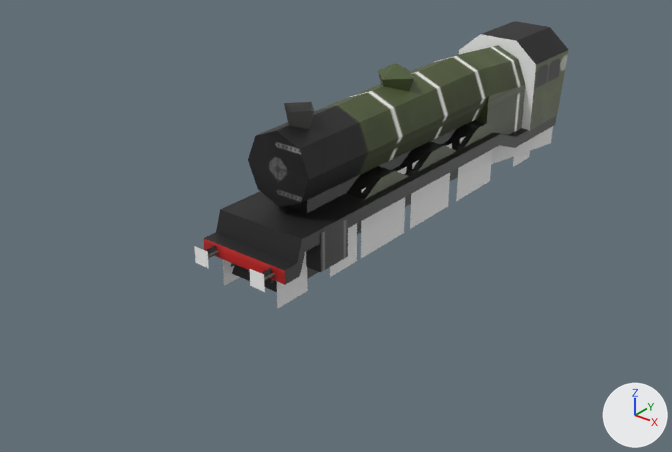
Renders of the Blender file resources/3d/locomotives/a3/a3.blend from each side of a commit.
Before and after are seen from a camera (50 mm lens) standing at (13.3, -19.6, 10.9) and looking at (-1.2, -1.4, -0.3). The axes (+X, +Y, +Z) are drawn at lower right. The lights are the same throughout.
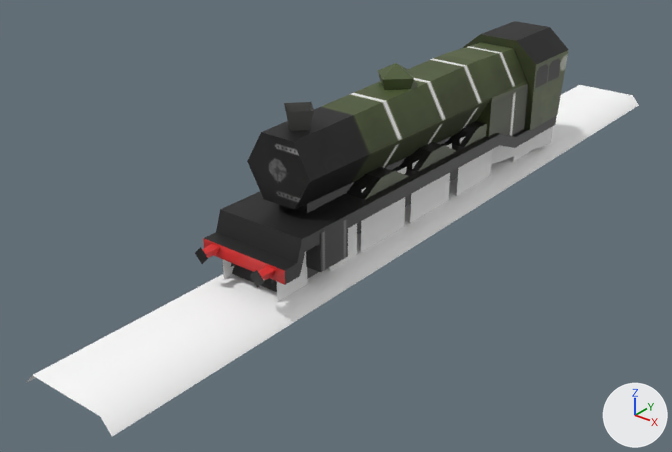
Where the change shows, as pixel boxes (x1, y1, x2, y2) in the pictures (672 x 452 px):
'Plane.000', added: after (26, 85, 639, 436)
'Cylinder.003', added: after (247, 42, 528, 210)
'Cylinder', reshaped: before (248, 45, 525, 207); after (284, 63, 414, 131)
'Cylinder.001', reshaped (6% shorter): before (194, 245, 274, 292); after (195, 244, 276, 288)
part 1 of me_cube_002, surface changed (grey to green): before (459, 34, 536, 131); after (461, 34, 536, 131)
part 2 of me_cylinder_002, rebuilt: before (194, 246, 265, 292); after (195, 247, 264, 288)
part 3 of me_cylinder_002, deleted: before (205, 245, 271, 281)
part 4 of me_cylinder_002, deleted: before (208, 250, 274, 280)
part 5 of me_cylinder_002, added: after (203, 244, 276, 280)
part 6 of me_cylinder_001, deleted: before (248, 45, 525, 207)

Edits to the bpy script that builds the scene:
```text
Add mat_track:
    mat_track = diffuse_material('track')
    mat_track.base_color = (1.0, 1.0, 1.0)  # white #ffffff
Change me_cube_002:
    where me_cube_002.from_pydata(...)  # 12 vertices, 9 faces; spans x -1.31..1.31, y -1.0..1.11, z -1.0..1.63
    used by ob_cube_001; location = (0.0, 5.73, 2.29)
    me_cube_002 part 1: texture (UV) coordinates of 2 of 9 faces, centred in x 0.0, y -1.0, z 0.02..1.33, changed; they spanned u 0.65..0.99, v 0.66..1.0 and now span u 0.38..0.52, v 0.0..0.14
Change me_cylinder_002:
    used by ob_cylinder_001; location = (0.0, -5.32, 1.07); rotation_euler = (-1.571, 0.0, 0.0), in degrees (-90, 0, 0); scale = (0.0932, 0.0932, 0.0932)
    verts and faces of me_cylinder_002; kept vertices keep their numbers, new ones are numbered from 12
    remove me_cylinder_002.from_pydata(...)  # 12 vertices, 3 faces; spans x 6.97..11.61, y -1.76..2.87, z -15.76..-10.82
    add me_cylinder_002.from_pydata(...)  # 10 vertices, 4 faces; spans x 6.89..11.69, y -2.23..2.57, z -15.76..-10.82
    me_cylinder_002 part 2: the loose piece of 4 vertices spanning x 6.97..11.61, y -1.76..2.87, z -15.76 is rebuilt with 4 vertices and now spans x 6.89..11.69, y -2.23..2.57, z -15.76
    me_cylinder_002 part 3: the loose piece of 4 vertices spanning x 9.29, y -0.71..1.83, z -15.76..-10.82 is deleted
    me_cylinder_002 part 4: the loose piece of 4 vertices spanning x 8.02..10.56, y 0.56, z -15.76..-10.82 is deleted
    me_cylinder_002 part 5
    add verts[12] = (9.29, 1.35, -15.76)  # pixel (257, 283)
    add verts[13] = (9.29, 1.94, -10.82)  # pixel (271, 277)
    add verts[14] = (10.31, -0.42, -15.76)  # pixel (260, 277)
    add verts[15] = (10.82, -0.71, -10.82)  # pixel (275, 269)
    add verts[16] = (8.26, -0.42, -15.76)  # pixel (253, 275)
    add verts[17] = (7.76, -0.71, -10.82)  # pixel (266, 265)
    add faces += [(12, 13, 15, 14), (12, 16, 17, 13), (14, 15, 17, 16)]
Change me_cylinder_001:
    where me_cylinder_001.from_pydata(...)  # 36 vertices, 28 faces; spans x -1.09..1.09, y -1.56..1.67, z -1.0..9.82
    used by ob_cylinder; location = (0.01, -4.15, 2.86); rotation_euler = (-1.571, 0.0, 0.0), in degrees (-90, 0, 0); scale = (0.934, 0.934, 0.934)
    me_cylinder_001 part 6: the loose piece of 25 vertices spanning x -1.09..1.09, y -1.09..1.67, z -1.0..9.82 is deleted
Add me_plane_000:
    me_plane_000.from_pydata([(-0.88, -0.07, 0.01), (-0.88, 0.07, 0.01), (0.88, 0.07, 0.01), (-0.88, 0.1, -0.01), (0.88, -0.07, 0.01), (-0.88, -0.1, -0.01), (0.88, -0.1, -0.01), (0.88, 0.1, -0.01)], [], [(0, 4, 2, 1), (5, 6, 4, 0), (1, 2, 7, 3)])
    me_plane_000.polygons.foreach_set('use_smooth', [True] * 3)
    me_plane_000.materials.append(mat_track)  # its picture is missing
Add me_cylinder:
    me_cylinder.from_pydata(...)  # 20 vertices, 13 faces; spans x -0.92..1.64, y -1.11..1.11, z -0.93..9.17
    me_cylinder.materials.append(mat_a3body_psd)  # picture img_a3body_psd
Add ob_plane_000:
    ob_plane_000 = bpy.data.objects.new('Plane.000', me_plane_000)
    ob_plane_000.location = (0.0, 1.05, 0.0)
    ob_plane_000.rotation_euler = (0.0, 0.0, 1.571)  # degrees (0, 0, 90)
    ob_plane_000.scale = (14.1, 14.1, 14.1)
Add ob_cylinder_003:
    ob_cylinder_003 = bpy.data.objects.new('Cylinder.003', me_cylinder)
    ob_cylinder_003.location = (0.01, -4.15, 2.86)
    ob_cylinder_003.rotation_euler = (-1.571, 1.571, 0.0)  # degrees (-90, 90, 0)
```
